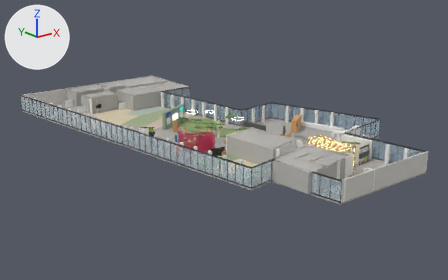
Renders of the glTF model docs/3d/lieu-574.glb from each side of a commit.
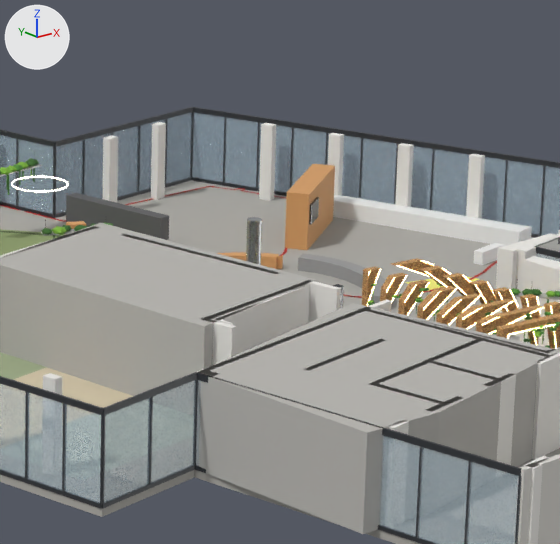
Each version appears first whole from a camera (50 mm lens) standing at (-59.2, -69.0, 28.5) and looking at (0.3, 5.3, -1.2), and next in a close-up on the part from 51% to 78% of the width and 28% to 70% of the height. The lights are fixed; the arrows at upper left show +X, +Y and +Z. The first two pictures are the older version. Where no turn or scale is listed for an object, it has been applied to the vertices.

Objects in the first close-up: 'Dalle_R+3', 'Facades_vitrees', 'Hub_moquette_verte', 'Jardinieres_suspendues', 'Limites_du_plan', 'Mobilier_fixe', 'Murs_poteaux', 'Noyaux_asc_escaliers_sanitaires', 'Sols_zones_bureaux', 'Tunnel_entree_cadres_OSB', 'Tunnel_entree_rubans_LED' and 3 more.
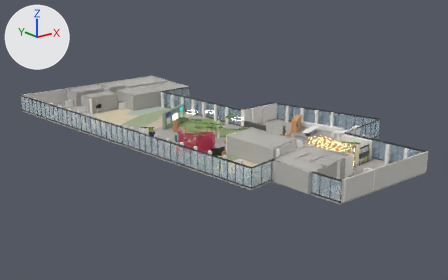
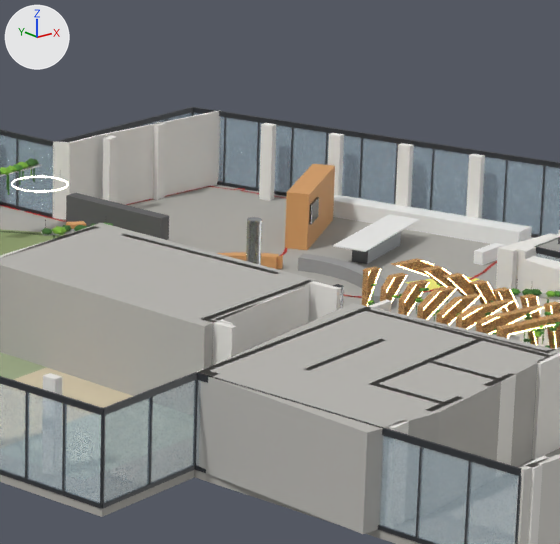
Edits to the bpy script that builds the scene:
```text
Add mat_acier:
    mat_acier = principled_material('Acier')
    mat_acier.base_color = (0.195, 0.205, 0.216)  # grey #7a7d80
    mat_acier.metallic = 0.8
    mat_acier.roughness = 0.35
Add me_table_cafe_fixe:
    me_table_cafe_fixe.from_pydata([(8.43, -3.82, 0.71), (12.67, -2.38, 0.71), (13.06, -3.46, 0.71), (8.82, -4.96, 0.71), (8.43, -3.82, 0.75), (12.67, -2.38, 0.75), (13.06, -3.46, 0.75), (8.82, -4.96, 0.75), (9.57, -4.36, 0.0), (12.11, -3.49, 0.0), (11.93, -2.95, 0.0), (9.38, -3.82, 0.0), (9.57, -4.36, 0.71), (12.11, -3.49, 0.71), (11.93, -2.95, 0.71), (9.38, -3.82, 0.71)], [], [(4, 6, 5), (2, 0, 1), (4, 7, 6), (3, 0, 2), (0, 4, 5), (0, 5, 1), (1, 5, 6), (1, 6, 2), (2, 6, 7), (2, 7, 3), (3, 7, 4), (3, 4, 0), (13, 14, 15), (11, 10, 9), (12, 13, 15), (11, 9, 8), (8, 9, 13), (8, 13, 12), (9, 10, 14), (9, 14, 13), (10, 11, 15), (10, 15, 14), (11, 8, 12), (11, 12, 15)])
    for i in [*range(12, 24)]: me_table_cafe_fixe.polygons[i].material_index = 1
    me_table_cafe_fixe.materials.append(mat_mobilier_blanc)  # white #f4f4f2
    me_table_cafe_fixe.materials.append(mat_acier)  # grey #7a7d80
Add me_cloison_bureau:
    me_cloison_bureau.from_pydata(...)  # 32 vertices, 48 faces; spans x 4.89..12.67, y 6.07..6.65, z 0.0..2.8
    me_cloison_bureau.materials.append(mat_mur_blanc)  # white #eeece7
Add ob_table_cafe_fixe:
    ob_table_cafe_fixe = bpy.data.objects.new('Table_cafe_fixe', me_table_cafe_fixe)
    ob_table_cafe_fixe.location = (0.0, 0.0, 0.0)
Add ob_cloison_bureau:
    ob_cloison_bureau = bpy.data.objects.new('Cloison_bureau', me_cloison_bureau)
    ob_cloison_bureau.location = (0.0, 0.0, 0.0)
```

What differs and where, as boxes [x1, y1, x2, y2] in the close-ups (560 x 544 px):
'Cloison_bureau', added: after [53, 110, 220, 219]
'Table_cafe_fixe', added: after [333, 214, 420, 264]
    faces in mat_mobilier_blanc (white #f4f4f2): [333, 214, 420, 252]
    faces in mat_acier (grey #7a7d80): [352, 231, 401, 264]
